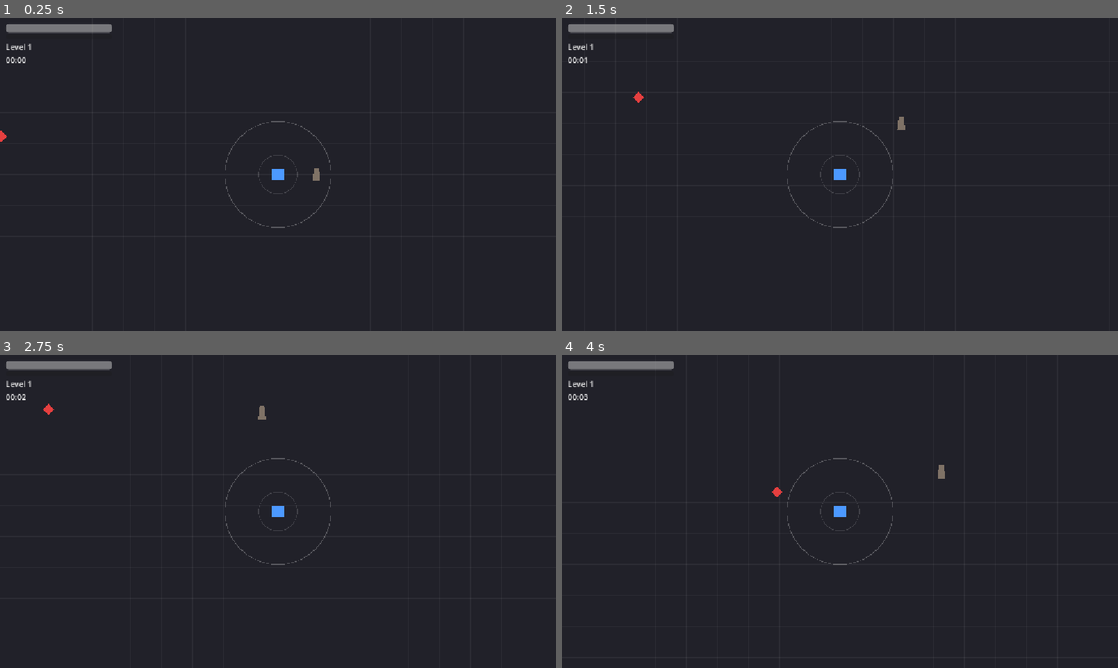
Above: before the commit, frames 1-4 (two rows, left to right).
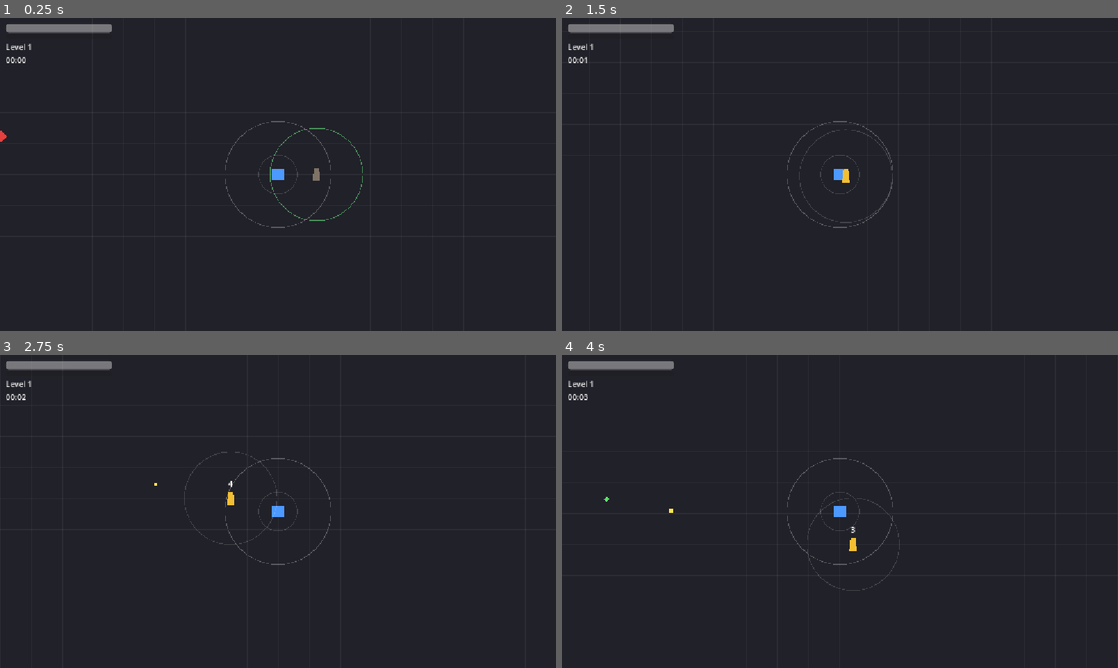
Above: after the commit, the same moments.

Repository: jmalcolmo/totem
Game: Godot game, scene res://scenes/main.tscn
Two runs of this game, one before a commit and one after it. Both use one fixed random seed, a clock stepped at 60 frames per second and the inputs below.
Inputs (mouse positions are in pixels of both pictures, inside the frame that each line leads up to):
- Up to frame 1 (0.25 s): no input
- Up to frame 2 (1.5 s): tap Enter at 0.5 s; move the mouse to (812, 237) at 0.52 s; press the mouse at (812, 237) at 0.53 s; move the mouse to (1006, 221) at 1.27 s; release the mouse at (1006, 221) at 1.28 s; click (1006, 221) at 1.35 s
- Up to frame 3 (2.75 s): move the mouse to (111, 464) at 2.02 s; press the mouse at (111, 464) at 2.03 s
- Up to frame 4 (4 s): move the mouse to (867, 511) at 2.77 s; release the mouse at (867, 511) at 2.78 s; click (867, 511) at 2.85 s; move the mouse to (756, 433) at 3.52 s; press the mouse at (756, 433) at 3.53 s

The runs differ from the first frame. In frame 1, 0.1% of the frame differs, in the area x 48-66%, y 35-65%; in frame 2, 0.3%; in frame 3, 0.3%; in frame 4, 0.3%, in the area x 7-69%, y 35-76%.

Commit message:
Radius-based totem pickup with always-visible circle
Fixes pickup being nearly impossible: it required zero velocity (cursor in
the inner ring), which conflicts with hopping over to the totem.

- Pickup now depends only on being inside the totem pickup_radius (renamed
  from pickup_range); no stationary requirement.
- Totem draws its pickup circle constantly (green while inert/retrievable,
  dim otherwise) as a navigational aid.
- Grabbing the totem calls HopMovement.force_ground(), so a pickup interrupts
  a hop mid-air and immediately grounds the player to start the charge.
- Remove the now-unused HopMovement.is_stationary().

Co-Authored-By: Claude Opus 4.8 <noreply@anthropic.com>

Diff:
--- a/scripts/hop_movement.gd
+++ b/scripts/hop_movement.gd
@@ -32,10 +32,12 @@
 	return _state == State.GROUNDED
 
 
-## True when standing still (grounded, not walking, not charge-locked by an
-## external system) — the state required to pick up the totem.
-func is_stationary() -> bool:
-	return _state == State.GROUNDED and player.velocity == Vector2.ZERO
+## Immediately cancels any in-progress hop/launch and grounds the player. Used
+## by the totem pickup so grabbing the totem interrupts a hop mid-air.
+func force_ground() -> void:
+	_state = State.GROUNDED
+	_air_time_left = 0.0
+	player.velocity = Vector2.ZERO
 
 
 ## Max hop distance in pixels; this is what the move speed stat now controls.
--- a/scripts/totem.gd
+++ b/scripts/totem.gd
@@ -11,10 +11,9 @@
 @export var projectile_scene: PackedScene
 ## Shots fired per placement before the totem goes inert.
 @export var max_charges := 6
-## Player-center-to-totem-center distance (pixels) that counts as "in range"
-## to pick it up. Generous so any part of the player body touching the ring
-## qualifies, not just standing on top.
-@export var pickup_range := 96.0
+## Radius (pixels) of the pickup circle drawn around the totem. Standing
+## anywhere inside it lets the player grab the totem, mid-hop or not.
+@export var pickup_radius := 96.0
 ## Matches HopMovement.launch_duration so player and totem land together.
 @export var flight_duration := 0.3
 
@@ -43,7 +42,7 @@
 
 func can_pick_up(body: Node2D) -> bool:
 	return state == State.INERT \
-		and body.global_position.distance_to(global_position) <= pickup_range
+		and body.global_position.distance_to(global_position) <= pickup_radius
 
 
 func hold(holder: Node2D) -> void:
@@ -126,3 +125,11 @@
 		State.ACTIVE:
 			visual.color = Color(0.95, 0.75, 0.2)
 			charges_label.text = str(charges)
+	queue_redraw()
+
+
+func _draw() -> void:
+	# Pickup circle, always visible on the totem. Green while inert (ready to
+	# grab), dim otherwise so it still reads as the totem's footprint.
+	var ring := Color(0.4, 0.9, 0.5, 0.55) if state == State.INERT else Color(1, 1, 1, 0.15)
+	draw_arc(Vector2.ZERO, pickup_radius, 0.0, TAU, 64, ring, 1.5)
--- a/scripts/totem_controller.gd
+++ b/scripts/totem_controller.gd
@@ -2,13 +2,14 @@
 extends Node2D
 
 ## Player-side half of the totem system. The player picks the totem up by
-## pressing and holding "throw" while standing still inside its pickup range,
-## which starts the charge-up: the player is locked in place and fully
-## vulnerable (the game's only vulnerability window by design) while the button
-## is held and the aim arrow grows toward the cursor. Releasing "throw" throws:
-## the totem flies to the arrow tip and the player is launched to the same
-## landing point via HopMovement (its one contact point with the movement
-## system). Pick up, charge, and throw are all one press-hold-release.
+## pressing and holding "throw" while anywhere inside its pickup radius — even
+## mid-hop, which is grounded immediately on grab. That starts the charge-up:
+## the player is locked in place and fully vulnerable (the game's only
+## vulnerability window by design) while the button is held and the aim arrow
+## grows toward the cursor. Releasing "throw" throws: the totem flies to the
+## arrow tip and the player is launched to the same landing point via
+## HopMovement (its one contact point with the movement system). Pick up,
+## charge, and throw are all one press-hold-release.
 
 @export var player: Player
 @export var hop_movement: HopMovement
@@ -32,11 +33,12 @@
 
 
 func _try_pickup() -> void:
-	if totem == null or not hop_movement.is_stationary():
+	if totem == null:
 		return
 	if not Input.is_action_just_pressed("throw"):
 		return
 	if totem.can_pick_up(player):
+		hop_movement.force_ground() # interrupt any hop and lock in place to charge
 		totem.hold(player)
 		player.control_locked = true
 		_charging = true
Not shown, changed: README.md
